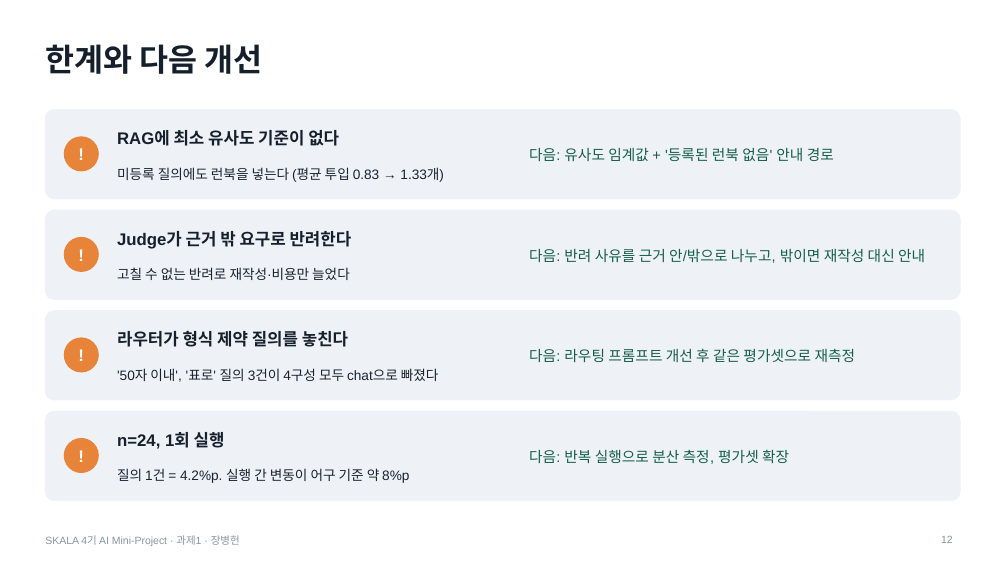
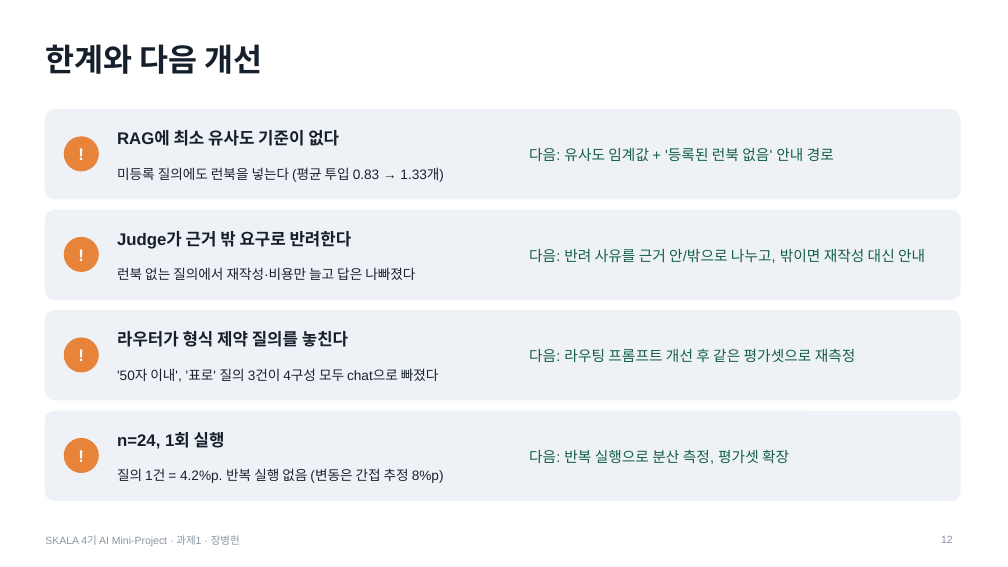
Before and after one commit to jang961111-hash/incident-agent-ablation, a slide deck: slide 12 of deck/incident-agent-ablation.pptx. Drawn at 1008x567 pixels with LibreOffice and Linux fonts; fonts in the diff are those of the drawing. Boxes give left, top, right and bottom in pixels: in the first picture for what was removed or moved away, otherwise in the second. Text is boxed around its words. In the diff, an @@ line names an element or a change of style, - is before the commit and + after.

```diff
--- a/deck/incident-agent-ablation.pptx
+++ b/deck/incident-agent-ablation.pptx
@@ text at [117, 267, 415, 280]: text changed @@
-고칠 수 없는 반려로 재작성·비용만 늘었다
+런북 없는 질의에서 재작성·비용만 늘고 답은 나빠졌다
@@ text at [117, 468, 444, 483]: text changed @@
-질의 1건 = 4.2%p. 실행 간 변동이 어구 기준 약 8%p
+질의 1건 = 4.2%p. 반복 실행 없음 (변동은 간접 추정 8%p)
```
Also in this commit, not shown: 4 other slides changed, 6 other files.
